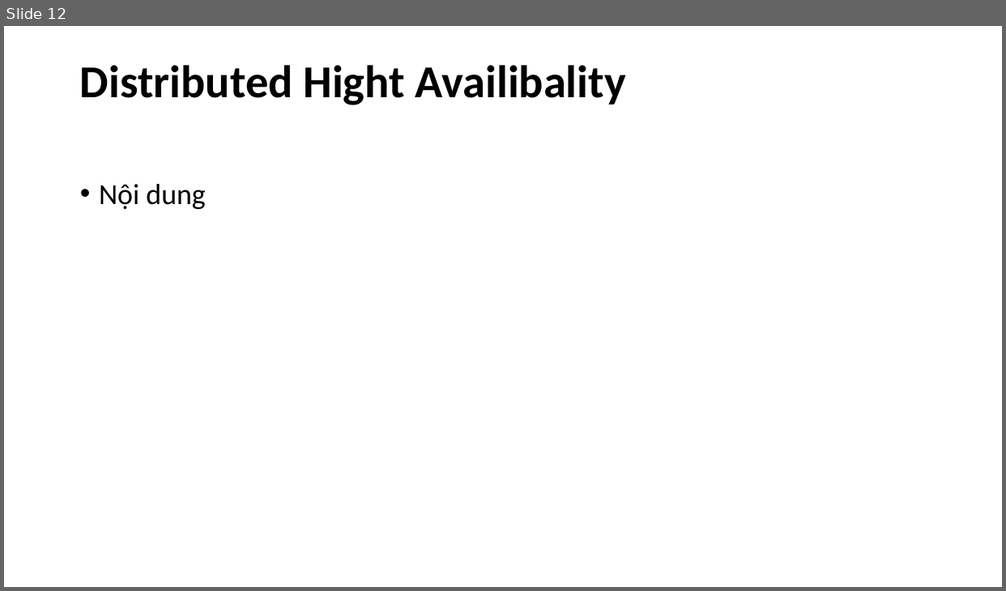
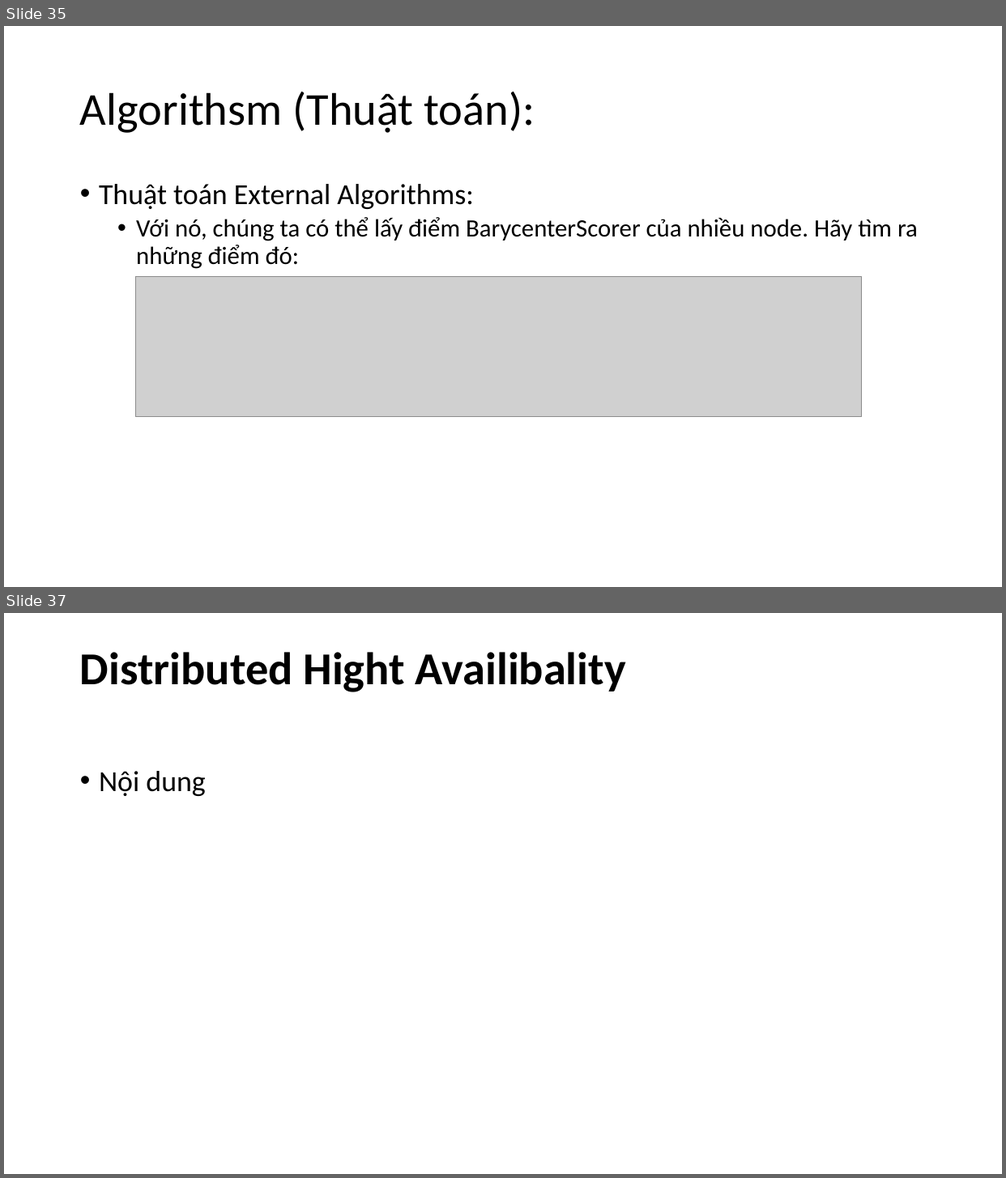
Before and after one commit to NguyenDucHoangLong/Group_4_HTTTHD, a slide deck: Document/Seminar/Slide_Nhóm 4.pptx. Shown one above the other, each under a label of ours: slide 12 before the commit, slides 35 and 37 after it; the slides between them are not shown. The pictures are 1006x591 and 1006x1178 pixels, drawn with LibreOffice and Linux fonts; fonts in the diff are those of the drawing; grey boxes stand for pictures. Boxes give left, top, right and bottom in pixels: in the first picture for what was removed or moved away, otherwise in the second. Text is boxed around its words. In the diff, an @@ line names an element or a change of style, - is before the commit and + after.

```diff
--- a/Document/Seminar/Slide_Nhóm 4.pptx
+++ b/Document/Seminar/Slide_Nhóm 4.pptx
@@ slide 35 added at [4, 26, 1002, 587], background #FFFFFF @@
@@ title added at [80, 92, 535, 133], 44 pt, text #000000 @@
+Algorithsm (Thuật toán):
@@ text added at [99, 184, 918, 269], 24 pt, text #000000 @@
+• Thuật toán External Algorithms:
+  • Với nó, chúng ta có thể lấy điểm BarycenterScorer của nhiều node. Hãy tìm ra những điểm đó:
@@ picture added at [136, 277, 862, 416] @@
@@ what was slide 12 is now slide 37 @@
```
Also in this commit, not shown: 2 slides changed, 24 other slides added, 1 other file.
